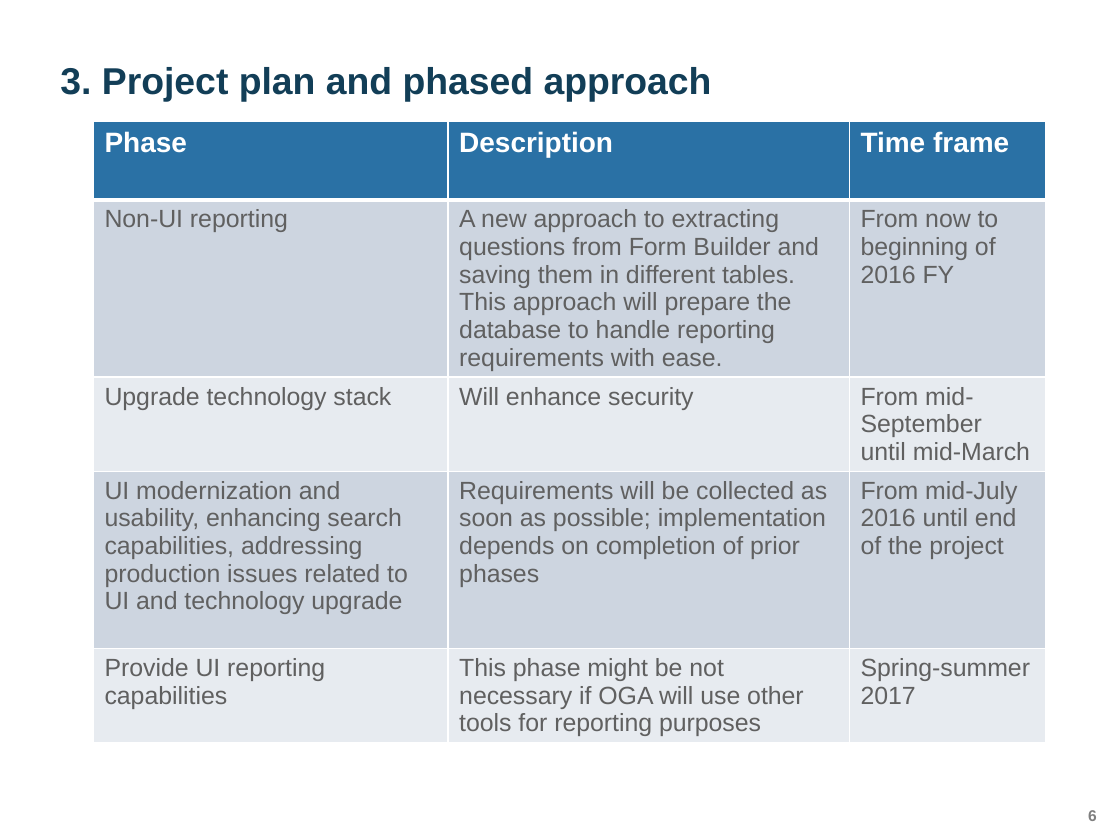
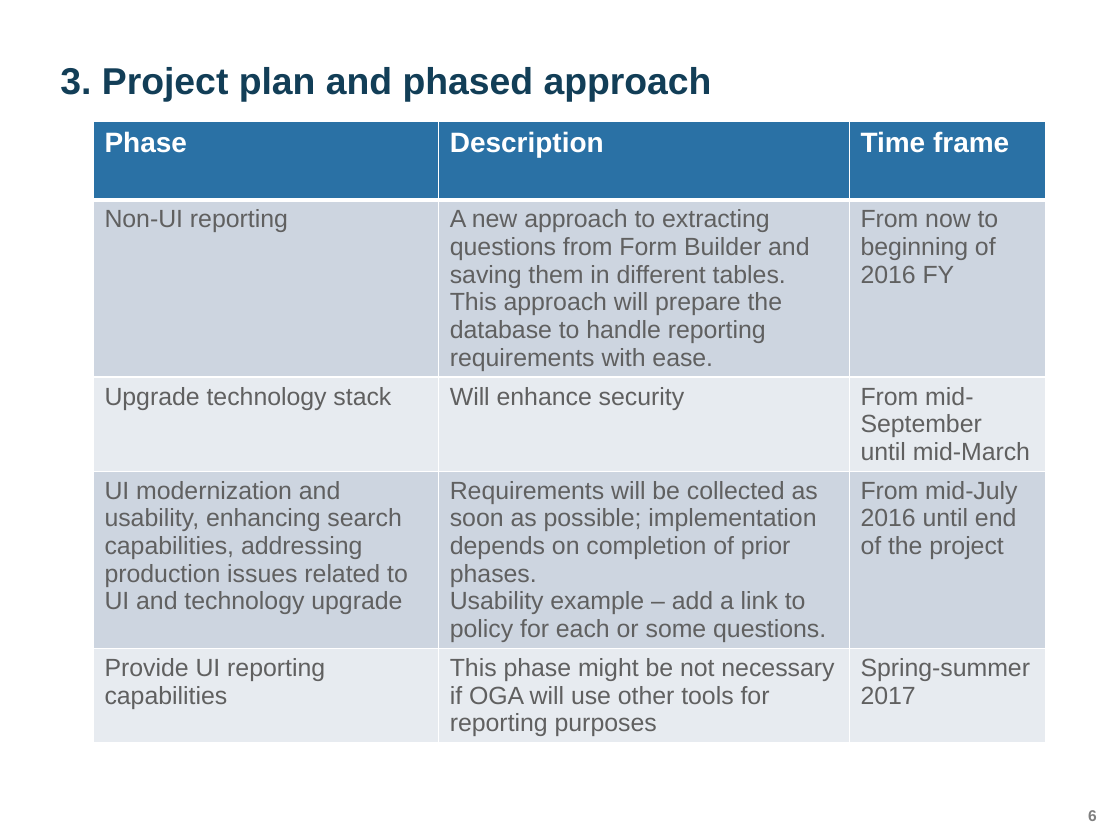
Before and after one commit to yaoh4/greensheets_classic, a slide deck: slide 6 of Requirements/Presentations/GreenSheets OGA presentation_version 1.pptx. Drawn at 1120x840 pixels with LibreOffice and Linux fonts; fonts in the diff are those of the drawing; background and template pictures are left out. Boxes give left, top, right and bottom in pixels: in the first picture for what was removed or moved away, otherwise in the second. Text is boxed around its words. In the diff, an @@ line names an element or a change of style, - is before the commit and + after.

```diff
--- a/Requirements/Presentations/GreenSheets OGA presentation_version 1.pptx
+++ b/Requirements/Presentations/GreenSheets OGA presentation_version 1.pptx
@@ table at [93,121,1045,782] @@
-row 4, column 2: Requirements will be collected as soon as possible; implementation depends on completion of prior phases
+row 4, column 2: Requirements will be collected as soon as possible; implementation depends on completion of prior phases. / Usability example – add a link to policy for each or some questions.
```
